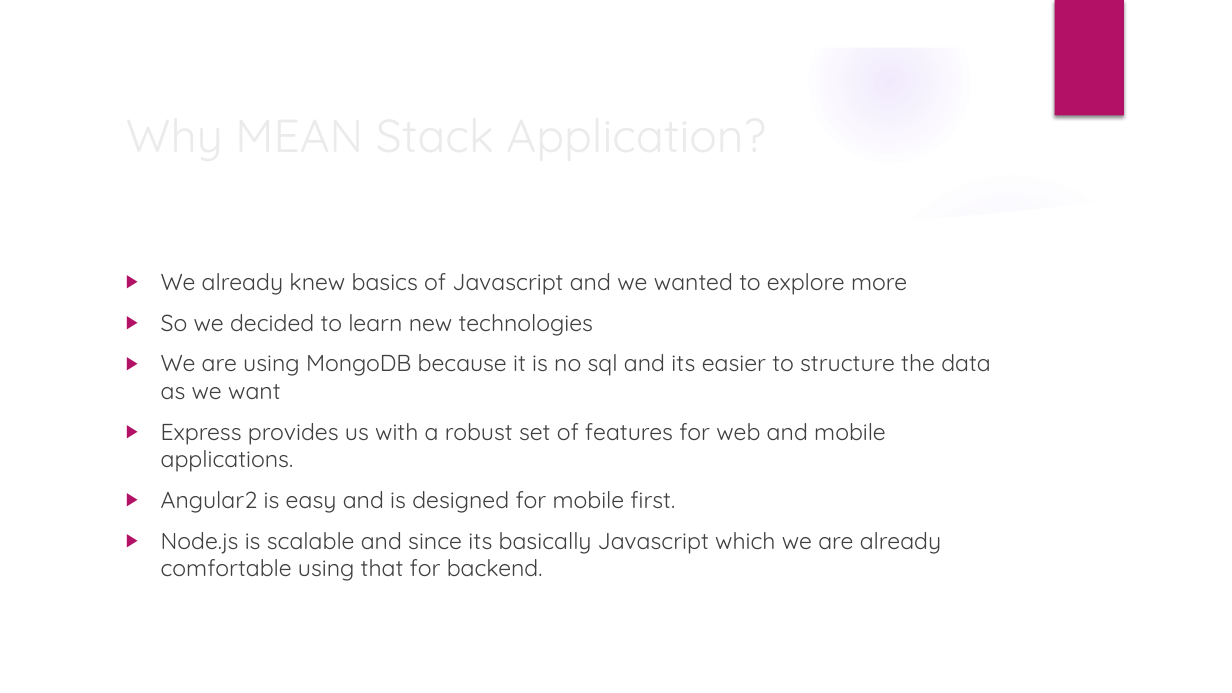
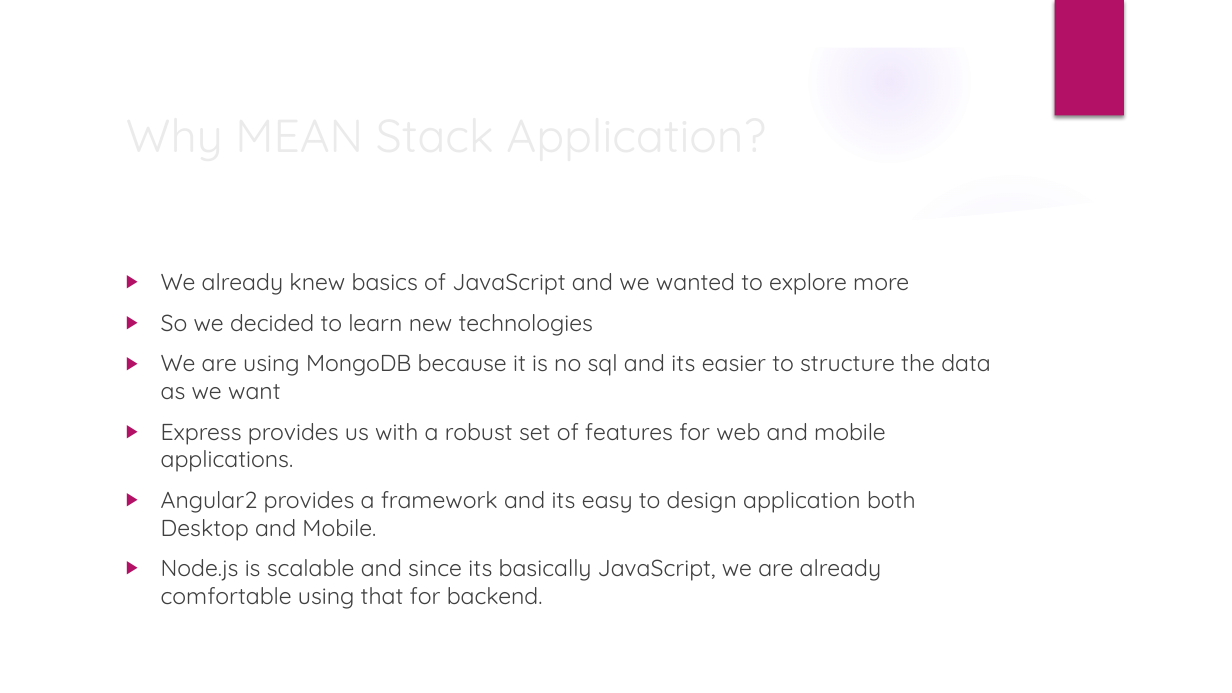
Before and after one commit to priyankapaladi/Web_Design_Project, a slide deck: slide 3 of Blog.pptx. Drawn at 1232x693 pixels with LibreOffice and Linux fonts; fonts in the diff are those of the drawing; background and template pictures are left out. Boxes give left, top, right and bottom in pixels: in the first picture for what was removed or moved away, otherwise in the second. Text is boxed around its words. In the diff, an @@ line names an element or a change of style, - is before the commit and + after.

```diff
--- a/Blog.pptx
+++ b/Blog.pptx
@@ text at (x1=161, y1=273, x2=909, y2=295): text changed @@
-▶ We already knew basics of Javascript and we wanted to explore more
+▶ We already knew basics of JavaScript and we wanted to explore more
@@ text at (x1=161, y1=491, x2=916, y2=609): text changed @@
-▶ Angular2 is easy and is designed for mobile first.
-▶ Node.js is scalable and since its basically Javascript which we are already comfortable using that for backend.
+▶ Angular2 provides a framework and its easy to design application both Desktop and Mobile.
+▶ Node.js is scalable and since its basically JavaScript, we are already comfortable using that for backend.
```
Also in this commit, not shown: 2 slides added, 1 slide removed, 7 other files.
